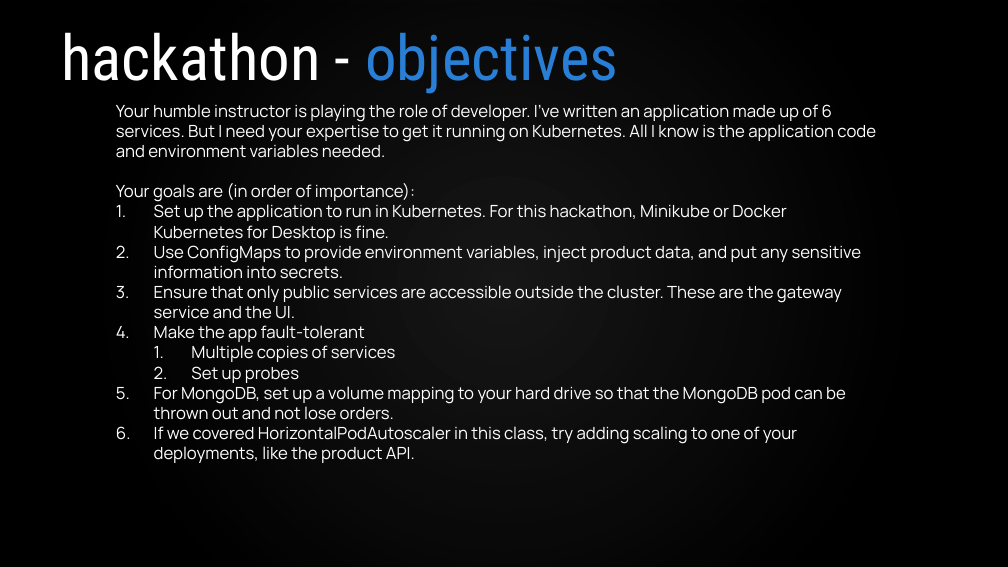
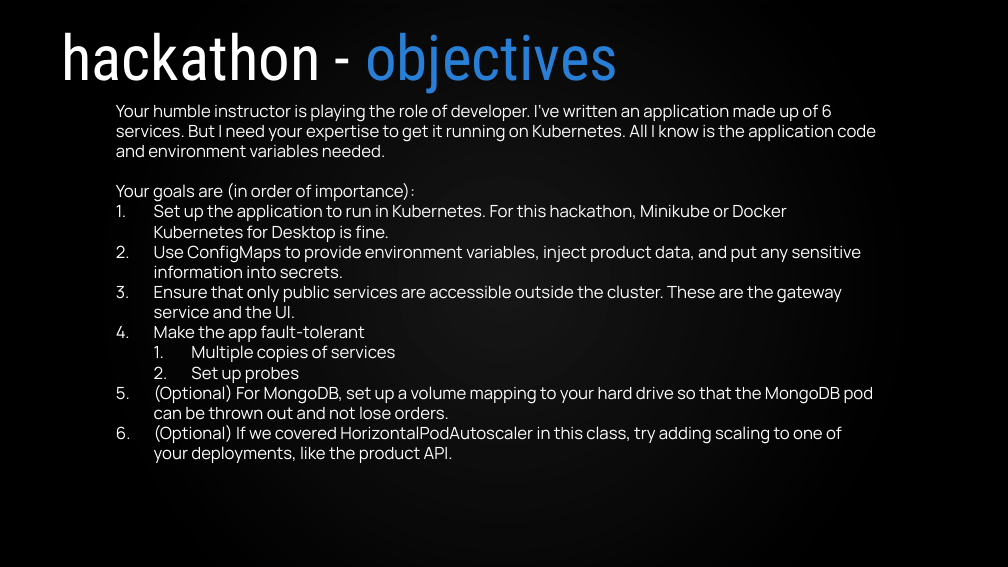
Before and after one commit to VergeOps/k8s-rvstore, a slide deck: slide 5 of rvstore_hackathon/Kubernetes-RV Store Hackathon.pptx (slide 7 before the commit). Drawn at 1008x567 pixels with LibreOffice and Linux fonts; fonts in the diff are those of the drawing; background and template pictures are left out. Boxes give left, top, right and bottom in pixels: in the first picture for what was removed or moved away, otherwise in the second. Text is boxed around its words. In the diff, an @@ line names an element or a change of style, - is before the commit and + after.

Commit message:
Updated hackathon PPT/PDF

```diff
--- a/rvstore_hackathon/Kubernetes-RV Store Hackathon.pptx
+++ b/rvstore_hackathon/Kubernetes-RV Store Hackathon.pptx
@@ text at (154,385,874,463): text changed @@
-5. For MongoDB, set up a volume mapping to your hard drive so that the MongoDB pod can be thrown out and not lose orders.
-6. If we covered HorizontalPodAutoscaler in this class, try adding scaling to one of your deployments, like the product API.
+5. (Optional) For MongoDB, set up a volume mapping to your hard drive so that the MongoDB pod can be thrown out and not lose orders.
+6. (Optional) If we covered HorizontalPodAutoscaler in this class, try adding scaling to one of your deployments, like the product API.
```
Also in this commit, not shown: 2 slides removed, 1 other file.
